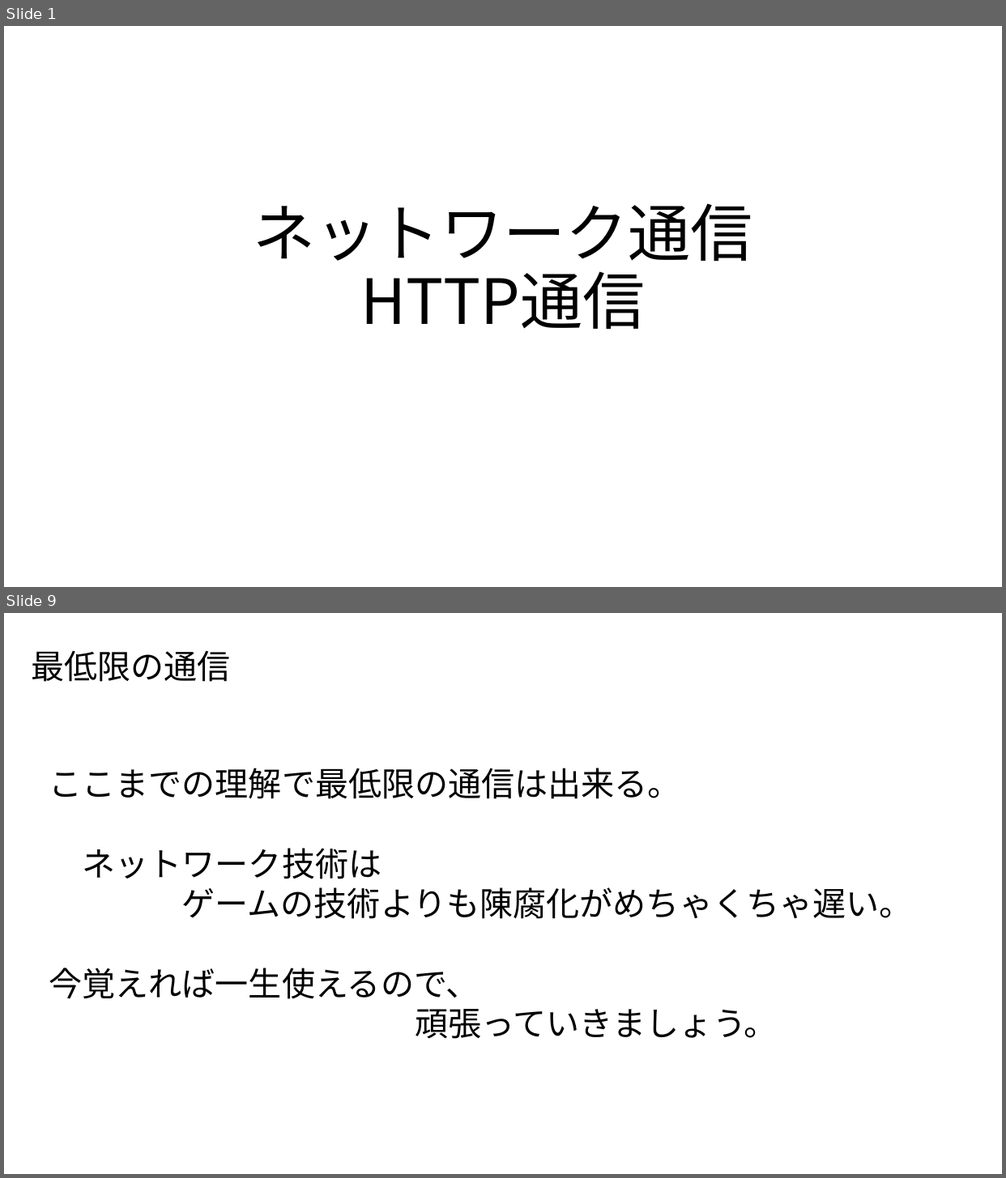
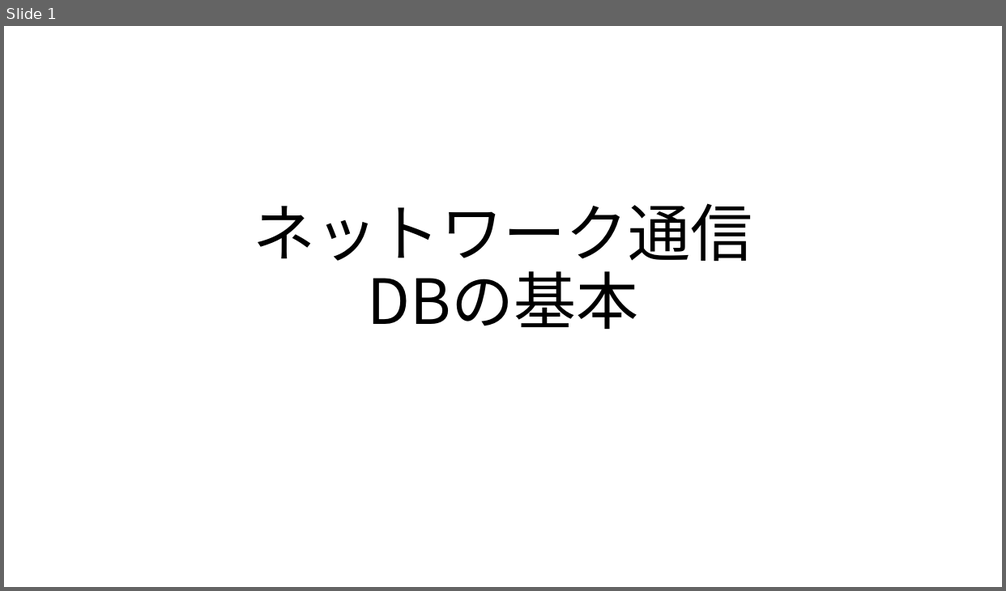
Before and after one commit to MahiroCreative/GameEngineFor2022, a slide deck: 2.SecondSemester/2.ネットワーク通信_データベースの基本.pptx. Shown one above the other, each under a label of ours: slides 1 and 9 before the commit, slide 1 after it; the slides between them are not shown. The pictures are 1006x1178 and 1006x591 pixels, drawn with LibreOffice and Linux fonts; fonts in the diff are those of the drawing. Boxes give left, top, right and bottom in pixels: in the first picture for what was removed or moved away, otherwise in the second. Text is boxed around its words. In the diff, an @@ line names an element or a change of style, - is before the commit and + after.

```diff
--- a/2.SecondSemester/2.ネットワーク通信_データベースの基本.pptx
+++ b/2.SecondSemester/2.ネットワーク通信_データベースの基本.pptx
@@ slide 9 removed at (4, 613, 1002, 1174), background #FFFFFF @@
@@ title removed at (31, 650, 230, 682) @@
-最低限の通信
@@ text removed at (49, 768, 913, 1039) @@
-ここまでの理解で最低限の通信は出来る。
-ネットワーク技術は
-ゲームの技術よりも陳腐化がめちゃくちゃ遅い。
-今覚えれば一生使えるので、
-頑張っていきましょう。
@@ slide 1 changed as well @@
@@ title at (253, 203, 752, 329): text changed @@
-ネットワーク通信
-HTTP通信
+ネットワーク通信
+DBの基本
```
Also in this commit, not shown: 2 slides added, 7 other slides removed, 1 other file.
